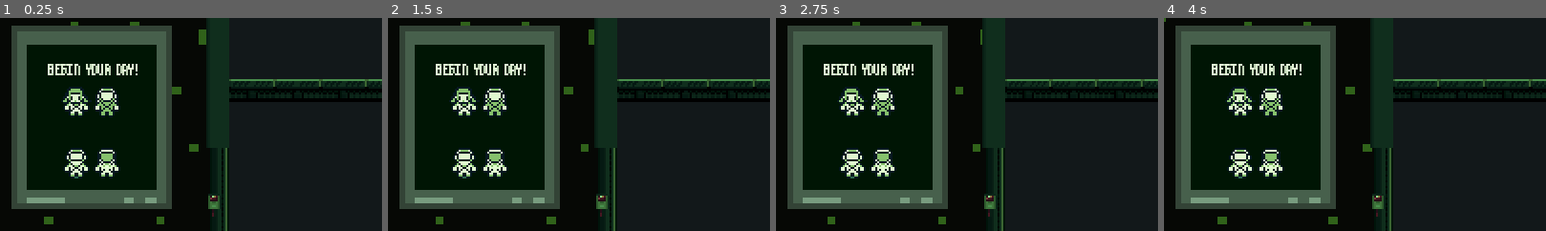
Above: before the commit, frames 1-4 (left to right).
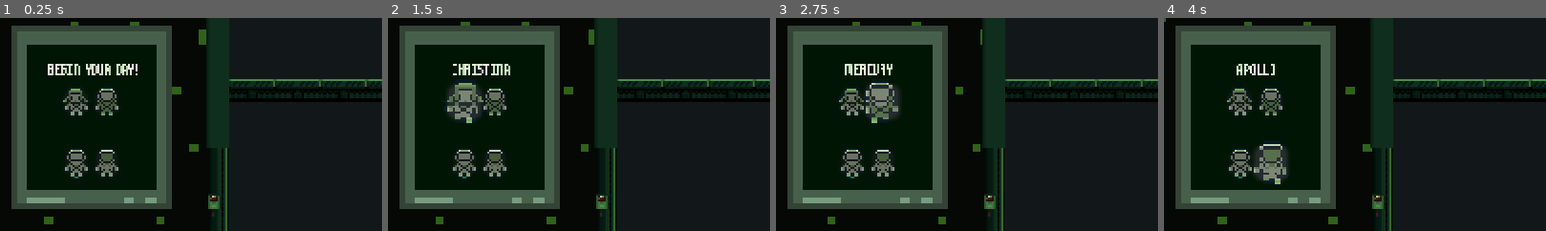
Above: after the commit, the same moments.

Repository: not0ctane/Space-Apps-Challenge
Game: Godot game, scene res://Scenes/game.tscn
Same seed, same stepped clock (60 frames per second), same inputs: the game is played once before the commit and once after it.
Inputs (mouse positions are % of the whole screen's width and height, from its top left):
- Up to frame 1 (0.25 s): no input
- Up to frame 2 (1.5 s): click (14, 67) at 0.52 s; click (10, 53) at 1.27 s
- Up to frame 3 (2.75 s): click (14, 53) at 2.02 s
- Up to frame 4 (4 s): click (10, 67) at 2.77 s; click (14, 67) at 3.52 s
The pictures show only the part of the screen within x 0-50%, y 33-83%; the shares and areas given below are measured in that part.

The runs differ from the first frame. In frame 1, 1.5% of the frame differs, in the area x 16-31%, y 33-75%; in frame 2, 3.6%, in the area x 12-36%, y 21-75%; in frame 3, 3.5%; in frame 4, 3.5%.

Commit message:
Drag system

Diff:
--- a/Scenes/game.tscn
+++ b/Scenes/game.tscn
@@ -16,6 +16,10 @@
 [ext_resource type="Texture2D" uid="uid://0s1fwr44plna" path="res://Sprites/Abandoned Outpost - 16x16 Sci-Fi Platformer Asset Pack/tilesets/tileset-elevator-16x16.png" id="7_ldgsr"]
 [ext_resource type="Texture2D" uid="uid://bore3p1nnits8" path="res://Sprites/Abandoned Outpost - 16x16 Sci-Fi Platformer Asset Pack/tilesets/tilesets-platforms-16x16.png" id="8_o5yvi"]
 [ext_resource type="Script" uid="uid://bq7jp6r8eincu" path="res://Scripts/characters.gd" id="11_nb51f"]
+[ext_resource type="Script" uid="uid://balbsk7f3ey0y" path="res://Scripts/apollo.gd" id="12_nb51f"]
+[ext_resource type="Script" uid="uid://dim626gwjqp3" path="res://Scripts/christina.gd" id="16_85qyi"]
+[ext_resource type="Script" uid="uid://lqfufpncvdjo" path="res://Scripts/mercury.gd" id="18_iivbl"]
+[ext_resource type="Script" uid="uid://68bu4xc7cixb" path="res://Scripts/frank.gd" id="20_7nbq1"]
 
 [sub_resource type="AtlasTexture" id="AtlasTexture_8m3t6"]
 atlas = ExtResource("1_1phco")
@@ -686,6 +690,14 @@
 atlas = ExtResource("1_3dryh")
 region = Rect2(0, 16, 16, 16)
 
+[sub_resource type="AtlasTexture" id="AtlasTexture_oeip8"]
+atlas = ExtResource("1_3dryh")
+region = Rect2(0, 0, 16, 16)
+
+[sub_resource type="AtlasTexture" id="AtlasTexture_xe308"]
+atlas = ExtResource("1_3dryh")
+region = Rect2(16, 0, 16, 16)
+
 [sub_resource type="AtlasTexture" id="AtlasTexture_h4fw4"]
 atlas = ExtResource("1_3dryh")
 region = Rect2(64, 16, 16, 16)
@@ -710,7 +722,18 @@
 }],
 "loop": true,
 "name": &"idle",
-"speed": 5.0
+"speed": 2.0
+}, {
+"frames": [{
+"duration": 1.0,
+"texture": SubResource("AtlasTexture_oeip8")
+}, {
+"duration": 1.0,
+"texture": SubResource("AtlasTexture_xe308")
+}],
+"loop": true,
+"name": &"moving",
+"speed": 2.0
 }, {
 "frames": [{
 "duration": 1.0,
@@ -743,6 +766,14 @@
 atlas = ExtResource("2_wowpa")
 region = Rect2(0, 16, 16, 16)
 
+[sub_resource type="AtlasTexture" id="AtlasTexture_d3cha"]
+atlas = ExtResource("2_wowpa")
+region = Rect2(0, 0, 16, 16)
+
+[sub_resource type="AtlasTexture" id="AtlasTexture_i26dy"]
+atlas = ExtResource("2_wowpa")
+region = Rect2(16, 0, 16, 16)
+
 [sub_resource type="AtlasTexture" id="AtlasTexture_nb51f"]
 atlas = ExtResource("2_wowpa")
 region = Rect2(80, 16, 16, 16)
@@ -771,6 +802,17 @@
 }, {
 "frames": [{
 "duration": 1.0,
+"texture": SubResource("AtlasTexture_d3cha")
+}, {
+"duration": 1.0,
+"texture": SubResource("AtlasTexture_i26dy")
+}],
+"loop": true,
+"name": &"moving",
+"speed": 4.0
+}, {
+"frames": [{
+"duration": 1.0,
 "texture": SubResource("AtlasTexture_nb51f")
 }, {
 "duration": 1.0,
@@ -800,6 +842,14 @@
 atlas = ExtResource("3_i6g32")
 region = Rect2(0, 16, 16, 16)
 
+[sub_resource type="AtlasTexture" id="AtlasTexture_ym3tv"]
+atlas = ExtResource("3_i6g32")
+region = Rect2(0, 0, 16, 16)
+
+[sub_resource type="AtlasTexture" id="AtlasTexture_bwj6o"]
+atlas = ExtResource("3_i6g32")
+region = Rect2(16, 0, 16, 16)
+
 [sub_resource type="AtlasTexture" id="AtlasTexture_exi56"]
 atlas = ExtResource("3_i6g32")
 region = Rect2(80, 16, 16, 16)
@@ -828,6 +878,17 @@
 }, {
 "frames": [{
 "duration": 1.0,
+"texture": SubResource("AtlasTexture_ym3tv")
+}, {
+"duration": 1.0,
+"texture": SubResource("AtlasTexture_bwj6o")
+}],
+"loop": true,
+"name": &"moving",
+"speed": 5.0
+}, {
+"frames": [{
+"duration": 1.0,
 "texture": SubResource("AtlasTexture_exi56")
 }, {
 "duration": 1.0,
@@ -857,6 +918,14 @@
 atlas = ExtResource("4_1l0tm")
 region = Rect2(0, 16, 16, 16)
 
+[sub_resource type="AtlasTexture" id="AtlasTexture_lmoi6"]
+atlas = ExtResource("4_1l0tm")
+region = Rect2(0, 0, 16, 16)
+
+[sub_resource type="AtlasTexture" id="AtlasTexture_6uxt2"]
+atlas = ExtResource("4_1l0tm")
+region = Rect2(16, 0, 16, 16)
+
 [sub_resource type="AtlasTexture" id="AtlasTexture_81klo"]
 atlas = ExtResource("4_1l0tm")
 region = Rect2(80, 16, 16, 16)
@@ -881,6 +950,17 @@
 }],
 "loop": true,
 "name": &"idle",
+"speed": 5.0
+}, {
+"frames": [{
+"duration": 1.0,
+"texture": SubResource("AtlasTexture_lmoi6")
+}, {
+"duration": 1.0,
+"texture": SubResource("AtlasTexture_6uxt2")
+}],
+"loop": true,
+"name": &"moving",
 "speed": 5.0
 }, {
 "frames": [{
@@ -1092,11 +1172,19 @@
 scale = Vector2(4, 4)
 sprite_frames = SubResource("SpriteFrames_rfjv2")
 animation = &"idle"
+script = ExtResource("12_nb51f")
 
 [node name="apolloArea" type="Area2D" parent="Characters/Apollo" unique_id=270961571]
 
 [node name="CollisionShape2D" type="CollisionShape2D" parent="Characters/Apollo/apolloArea" unique_id=1315854533]
 shape = SubResource("CapsuleShape2D_1phco")
+
+[node name="Button" type="Button" parent="Characters/Apollo" unique_id=456103681]
+offset_left = -6.0
+offset_top = -6.0
+offset_right = 6.0
+offset_bottom = 6.0
+mouse_filter = 1
 
 [node name="Christina" type="AnimatedSprite2D" parent="Characters" unique_id=991103121]
 z_index = 1
@@ -1105,11 +1193,19 @@
 scale = Vector2(4, 4)
 sprite_frames = SubResource("SpriteFrames_iivbl")
 animation = &"idle"
+script = ExtResource("16_85qyi")
 
 [node name="chrisArea" type="Area2D" parent="Characters/Christina" unique_id=1792545302]
 
 [node name="CollisionShape2D" type="CollisionShape2D" parent="Characters/Christina/chrisArea" unique_id=1459814124]
 shape = SubResource("CapsuleShape2D_nb51f")
+
+[node name="chrisButton" type="Button" parent="Characters/Christina" unique_id=94221607]
+offset_left = -6.0
+offset_top = -6.0
+offset_right = 6.0
+offset_bottom = 6.0
+mouse_filter = 1
 
 [node name="Mercury" type="AnimatedSprite2D" parent="Characters" unique_id=1102193775]
 z_index = 1
@@ -1117,12 +1213,20 @@
 position = Vector2(224, 480)
 scale = Vector2(4, 4)
 sprite_frames = SubResource("SpriteFrames_22asu")
-animation = &"idle"
+animation = &"moving"
+script = ExtResource("18_iivbl")
 
 [node name="mercuryArea" type="Area2D" parent="Characters/Mercury" unique_id=994193272]
 
 [node name="CollisionShape2D" type="CollisionShape2D" parent="Characters/Mercury/mercuryArea" unique_id=2112094361]
 shape = SubResource("CapsuleShape2D_nnt18")
+
+[node name="mercuryButton" type="Button" parent="Characters/Mercury" unique_id=1064822823]
+offset_left = -6.0
+offset_top = -6.0
+offset_right = 6.0
+offset_bottom = 6.0
+mouse_filter = 1
 
 [node name="Frank" type="AnimatedSprite2D" parent="Characters" unique_id=1296925204]
 z_index = 1
@@ -1130,12 +1234,20 @@
 position = Vector2(160, 608)
 scale = Vector2(4, 4)
 sprite_frames = SubResource("SpriteFrames_8m3t6")
-animation = &"idle"
+animation = &"moving"
+script = ExtResource("20_7nbq1")
 
 [node name="frankArea" type="Area2D" parent="Characters/Frank" unique_id=1474738655]
 
 [node name="CollisionShape2D" type="CollisionShape2D" parent="Characters/Frank/frankArea" unique_id=485292823]
 shape = SubResource("CapsuleShape2D_ewbju")
+
+[node name="frankButton" type="Button" parent="Characters/Frank" unique_id=101426331]
+offset_left = -6.0
+offset_top = -6.0
+offset_right = 6.0
+offset_bottom = 6.0
+mouse_filter = 1
 
 [node name="GameAreas" type="Node2D" parent="." unique_id=615153862]
 
@@ -1165,9 +1277,17 @@
 
 [connection signal="mouse_entered" from="Characters/Apollo/apolloArea" to="Characters" method="_on_apollo_area_mouse_entered"]
 [connection signal="mouse_exited" from="Characters/Apollo/apolloArea" to="Characters" method="_on_apollo_area_mouse_exited"]
+[connection signal="button_down" from="Characters/Apollo/Button" to="Characters/Apollo" method="_on_button_button_down"]
+[connection signal="button_up" from="Characters/Apollo/Button" to="Characters/Apollo" method="_on_button_button_up"]
 [connection signal="mouse_entered" from="Characters/Christina/chrisArea" to="Characters" method="_on_chris_area_mouse_entered"]
 [connection signal="mouse_exited" from="Characters/Christina/chrisArea" to="Characters" method="_on_chris_area_mouse_exited"]
+[connection signal="button_down" from="Characters/Christina/chrisButton" to="Characters/Christina" method="_on_chris_button_button_down"]
+[connection signal="button_up" from="Characters/Christina/chrisButton" to="Characters/Christina" method="_on_chris_button_button_up"]
 [connection signal="mouse_entered" from="Characters/Mercury/mercuryArea" to="Characters" method="_on_mercury_area_mouse_entered"]
 [connection signal="mouse_exited" from="Characters/Mercury/mercuryArea" to="Characters" method="_on_mercury_area_mouse_exited"]
+[connection signal="button_down" from="Characters/Mercury/mercuryButton" to="Characters/Mercury" method="_on_mercury_button_button_down"]
+[connection signal="button_up" from="Characters/Mercury/mercuryButton" to="Characters/Mercury" method="_on_mercury_button_button_up"]
 [connection signal="mouse_entered" from="Characters/Frank/frankArea" to="Characters" method="_on_frank_area_mouse_entered"]
 [connection signal="mouse_exited" from="Characters/Frank/frankArea" to="Characters" method="_on_frank_area_mouse_exited"]
+[connection signal="button_down" from="Characters/Frank/frankButton" to="Characters/Frank" method="_on_frank_button_button_down"]
+[connection signal="button_up" from="Characters/Frank/frankButton" to="Characters/Frank" method="_on_frank_button_button_up"]
--- /dev/null
+++ b/Scripts/apollo.gd
@@ -0,0 +1,19 @@
+extends AnimatedSprite2D
+
+var drag = false
+var off = Vector2.ZERO
+
+func _process(delta: float) -> void:
+	if drag:
+		position = get_global_mouse_position() - off
+	pass
+# DRAG AND DROP ---------------------------------
+func _on_button_button_down() -> void:
+	print("works")
+	drag = true
+	off = get_global_mouse_position() - global_position
+	pass # Replace with function body.
+
+func _on_button_button_up() -> void:
+	drag = false
+	pass # Replace with function body.
--- a/Scripts/characters.gd
+++ b/Scripts/characters.gd
@@ -1,50 +1,93 @@
 extends Node2D
 
+#Labels
 @onready var main_monitor_label: Label = $"../GUI/labels/mainMonitorLabel"
+
+#Characters
+@onready var apollo: AnimatedSprite2D = $Apollo
+@onready var christina: AnimatedSprite2D = $Christina
+@onready var mercury: AnimatedSprite2D = $Mercury
+@onready var frank: AnimatedSprite2D = $Frank
+
+#dragCharacter
+var drag = false
+var offset = Vector2.ZERO
+
+func _process(delta: float) -> void:
+
+	apollo.scale = Vector2(6, 6) if GlobalScript.apolloSelected else Vector2(4, 4)
+	christina.scale = Vector2(6, 6) if GlobalScript.chrisSelected else Vector2(4, 4)
+	mercury.scale = Vector2(6, 6) if GlobalScript.mercurySelected else Vector2(4, 4)
+	frank.scale = Vector2(6, 6) if GlobalScript.frankSelected else Vector2(4, 4)
+
+	if GlobalScript.apolloSelected:
+		main_monitor_label.text = "APOLLO"
+	elif GlobalScript.chrisSelected:
+		main_monitor_label.text = "CHRISTINA"
+	elif GlobalScript.mercurySelected:
+		main_monitor_label.text = "MERCURY"
+	elif GlobalScript.frankSelected:
+		main_monitor_label.text = "FRANK"
+	else:
+		main_monitor_label.text = "BEGIN YOUR DAY!"
+
+	#ANIMATIONS
+	if GlobalScript.apolloSelected:
+		apollo.play("moving")
+	else:
+		apollo.play("idle")
+
+	if GlobalScript.chrisSelected:
+		christina.play("moving")
+	else:
+		christina.play("idle")
+
+	if GlobalScript.frankSelected:
+		frank.play("moving")
+	else:
+		frank.play("idle")
+
+	if GlobalScript.mercurySelected:
+		mercury.play("moving")
+	else:
+		mercury.play("idle")
 
 
 #APOLLO FUNCTIONS -------------------------------------
 func _on_apollo_area_mouse_entered() -> void:
-	main_monitor_label.text = "APOLLO"
-
+	GlobalScript.apolloSelected = true
 	pass # Replace with function body.
 
 func _on_apollo_area_mouse_exited() -> void:
-	main_monitor_label.text = "BEGIN YOUR DAY!"
+	GlobalScript.apolloSelected = false
 	pass # Replace with function body.
 
 #CHRISTINA FUNCTIONS -------------------------------------
 func _on_chris_area_mouse_entered() -> void:
-	main_monitor_label.text = "CHRISTINA"
-
+	GlobalScript.chrisSelected = true
 	pass # Replace with function body.
 
 func _on_chris_area_mouse_exited() -> void:
-	main_monitor_label.text = "BEGIN YOUR DAY!"
-
+	GlobalScript.chrisSelected = false
 	pass # Replace with function body.
 
 #MERCURY FUNCTIONS -------------------------------------
 
 func _on_mercury_area_mouse_entered() -> void:
-	main_monitor_label.text = "MERCURY"
-
+	GlobalScript.mercurySelected = true
 	pass # Replace with function body.
 
 func _on_mercury_area_mouse_exited() -> void:
-	main_monitor_label.text = "BEGIN YOUR DAY!"
-
+	GlobalScript.mercurySelected = false
 	pass # Replace with function body.
 
 #FRANK FUNCTIONS -------------------------------------
 
 func _on_frank_area_mouse_entered() -> void:
-	main_monitor_label.text = "FRANK"
-
+	GlobalScript.frankSelected = true
 	pass # Replace with function body.
 
 
 func _on_frank_area_mouse_exited() -> void:
-	main_monitor_label.text = "BEGIN YOUR DAY!"
-
+	GlobalScript.frankSelected = false
 	pass # Replace with function body.
--- /dev/null
+++ b/Scripts/christina.gd
@@ -0,0 +1,18 @@
+extends AnimatedSprite2D
+
+var drag = false
+var off = Vector2.ZERO
+
+func _process(delta: float) -> void:
+	if drag:
+		position = get_global_mouse_position() - off
+	pass
+
+func _on_chris_button_button_down() -> void:
+	drag = true
+	off = get_global_mouse_position() - global_position
+	pass # Replace with function body.
+
+func _on_chris_button_button_up() -> void:
+	drag = false
+	pass # Replace with function body.
--- /dev/null
+++ b/Scripts/frank.gd
@@ -0,0 +1,20 @@
+extends AnimatedSprite2D
+
+var drag = false
+var off = Vector2.ZERO
+
+func _process(delta: float) -> void:
+	if drag:
+		position = get_global_mouse_position() - off
+	pass
+
+
+func _on_frank_button_button_down() -> void:
+	drag = true
+	off = get_global_mouse_position() - global_position
+	pass # Replace with function body.
+
+
+func _on_frank_button_button_up() -> void:
+	drag = false
+	pass # Replace with function body.
--- /dev/null
+++ b/Scripts/mercury.gd
@@ -0,0 +1,18 @@
+extends AnimatedSprite2D
+
+var drag = false
+var off = Vector2.ZERO
+
+# Called every frame. 'delta' is the elapsed time since the previous frame.
+func _process(delta: float) -> void:
+	if drag:
+		position = get_global_mouse_position() - off
+	pass
+
+func _on_mercury_button_button_down() -> void:
+	drag = true
+	off = get_global_mouse_position() - global_position
+
+func _on_mercury_button_button_up() -> void:
+	drag = false
+	pass # Replace with function body.
Not shown, added: Scripts/apollo.gd.uid
Not shown, added: Scripts/christina.gd.uid
Not shown, added: Scripts/frank.gd.uid
Not shown, added: Scripts/mercury.gd.uid
